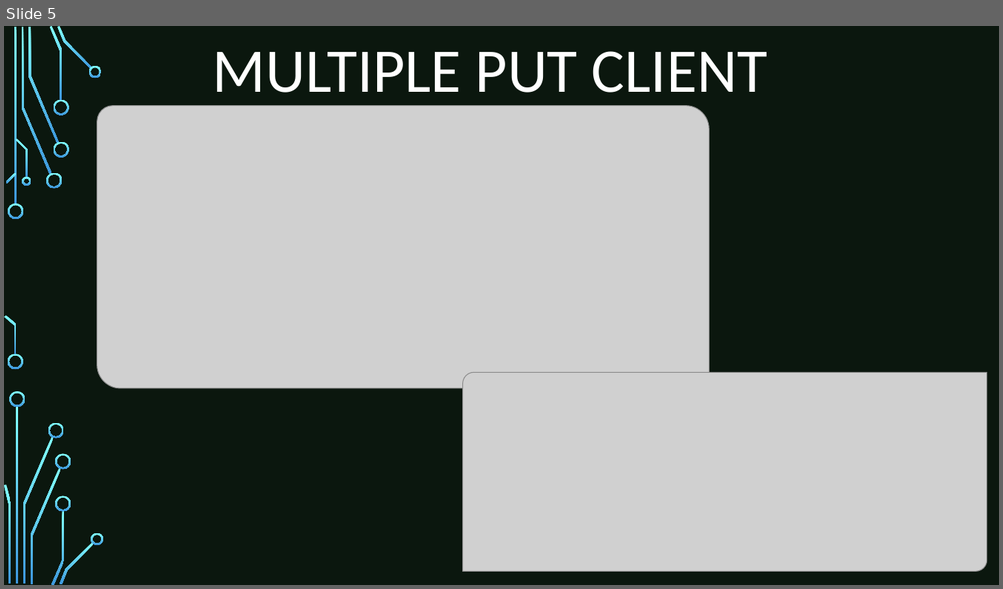
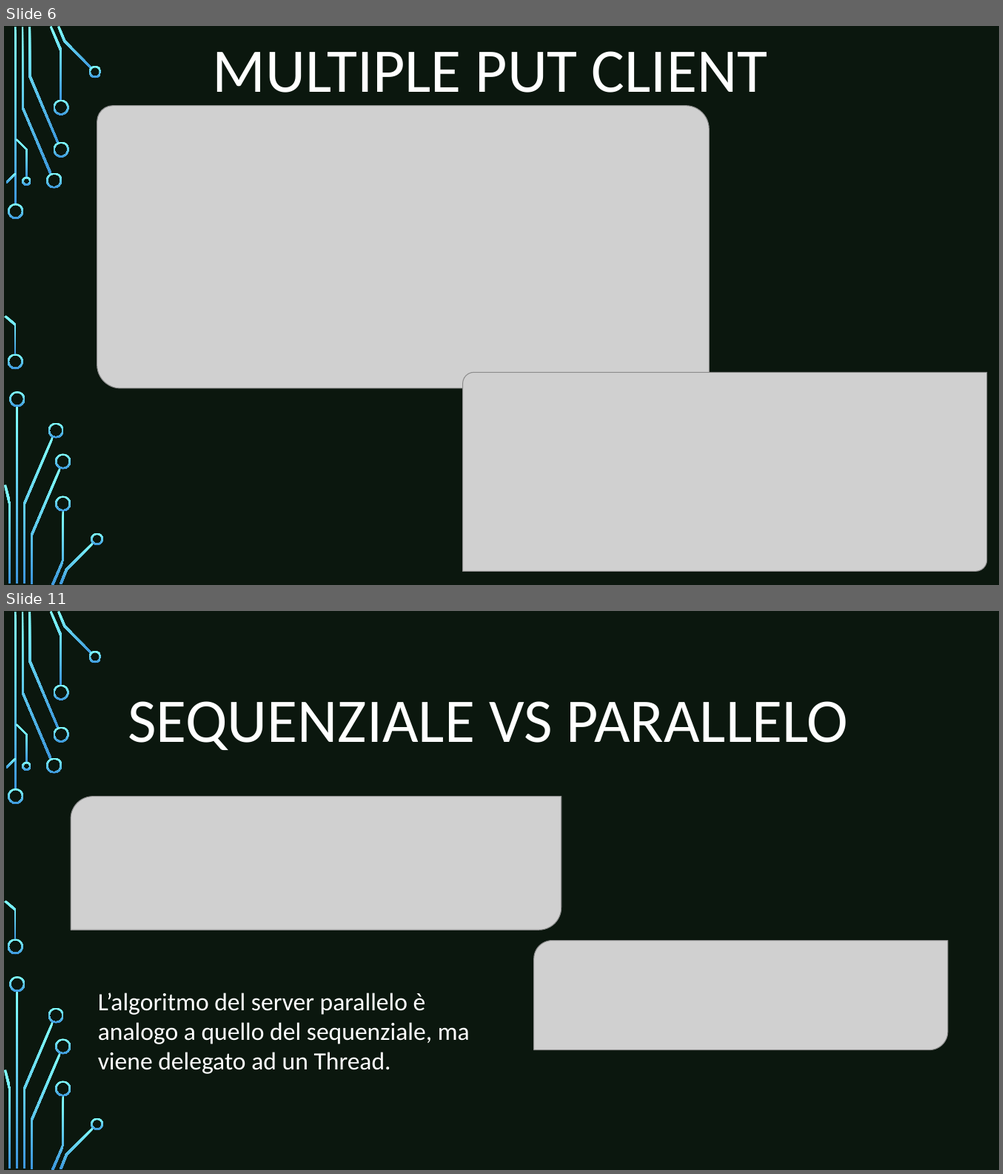
Before and after one commit to FlippaFloppa/Reti-di-Calcolatori-gruppo-Lore, a slide deck: Esercitazione_2/esercitazione2.pptx. Shown one above the other, each under a label of ours: slide 5 before the commit, slides 6 and 11 after it; the slides between them are not shown. The pictures are 1003x589 and 1003x1174 pixels, drawn with LibreOffice and Linux fonts; fonts in the diff are those of the drawing; grey boxes stand for pictures; background and template pictures are left out. Boxes give left, top, right and bottom in pixels: in the first picture for what was removed or moved away, otherwise in the second. Text is boxed around its words. In the diff, an @@ line names an element or a change of style, - is before the commit and + after.

```diff
--- a/Esercitazione_2/esercitazione2.pptx
+++ b/Esercitazione_2/esercitazione2.pptx
@@ slide 11 added at (4,611,999,1170), background picture (left out); not listed: 17 template elements that a slide beside it also shows @@
@@ rectangle added at (4,611,999,1170), fill #0B170E @@
@@ title added at (128,701,848,750), 60 pt, text #FFFFFF @@
+SEQUENZIALE VS PARALLELO
@@ picture added at (71,797,560,931) @@
@@ picture added at (534,941,948,1051) @@
@@ text added at (98,993,469,1074), 24 pt, text #FFFFFF @@
+L’algoritmo del server parallelo è analogo a quello del sequenziale, ma viene delegato ad un Thread.
@@ group added at (4,611,103,1170): 24 freeform shapes, 2 rectangles @@
@@ what was slide 5 is now slide 6 @@
```
Also in this commit, not shown: 4 slides changed, 3 other slides added, 2 slides removed.
